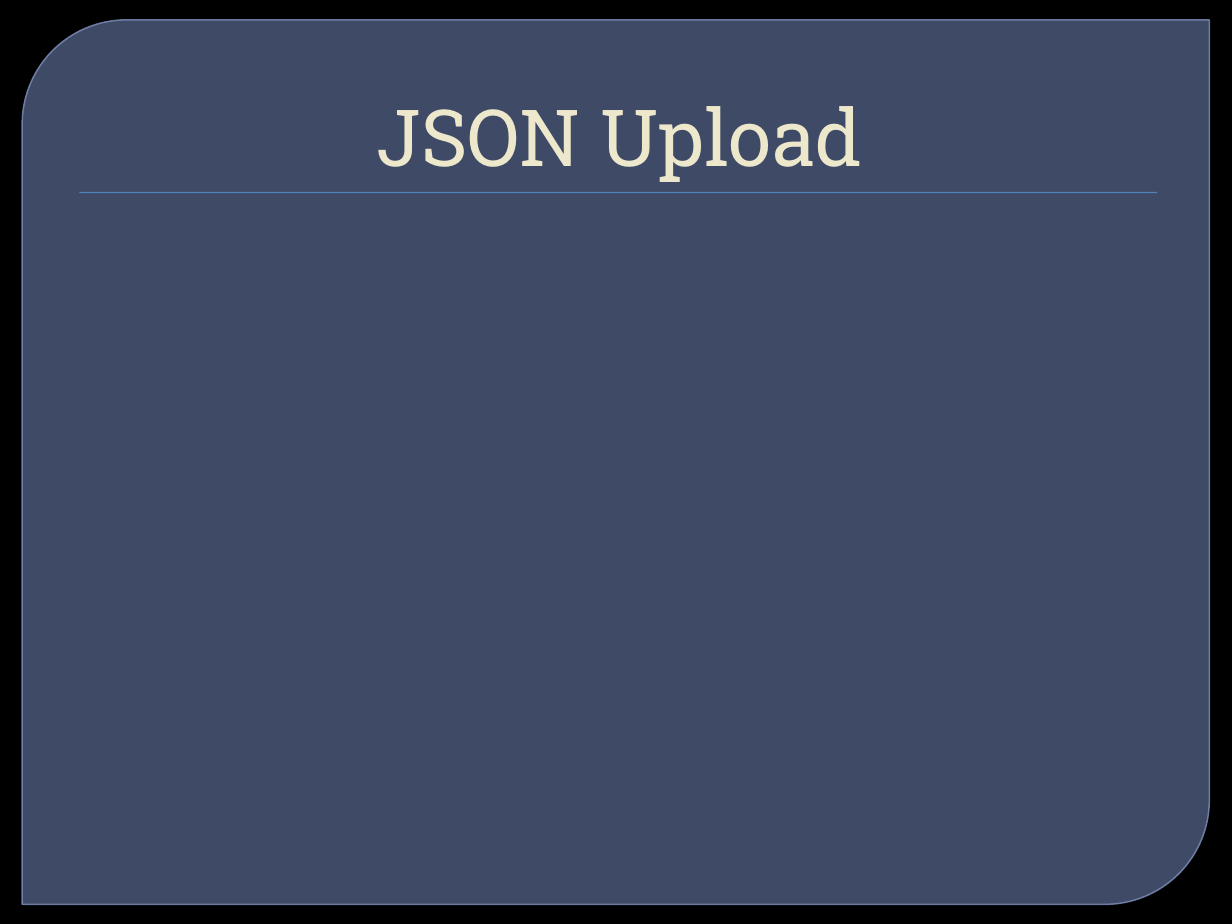
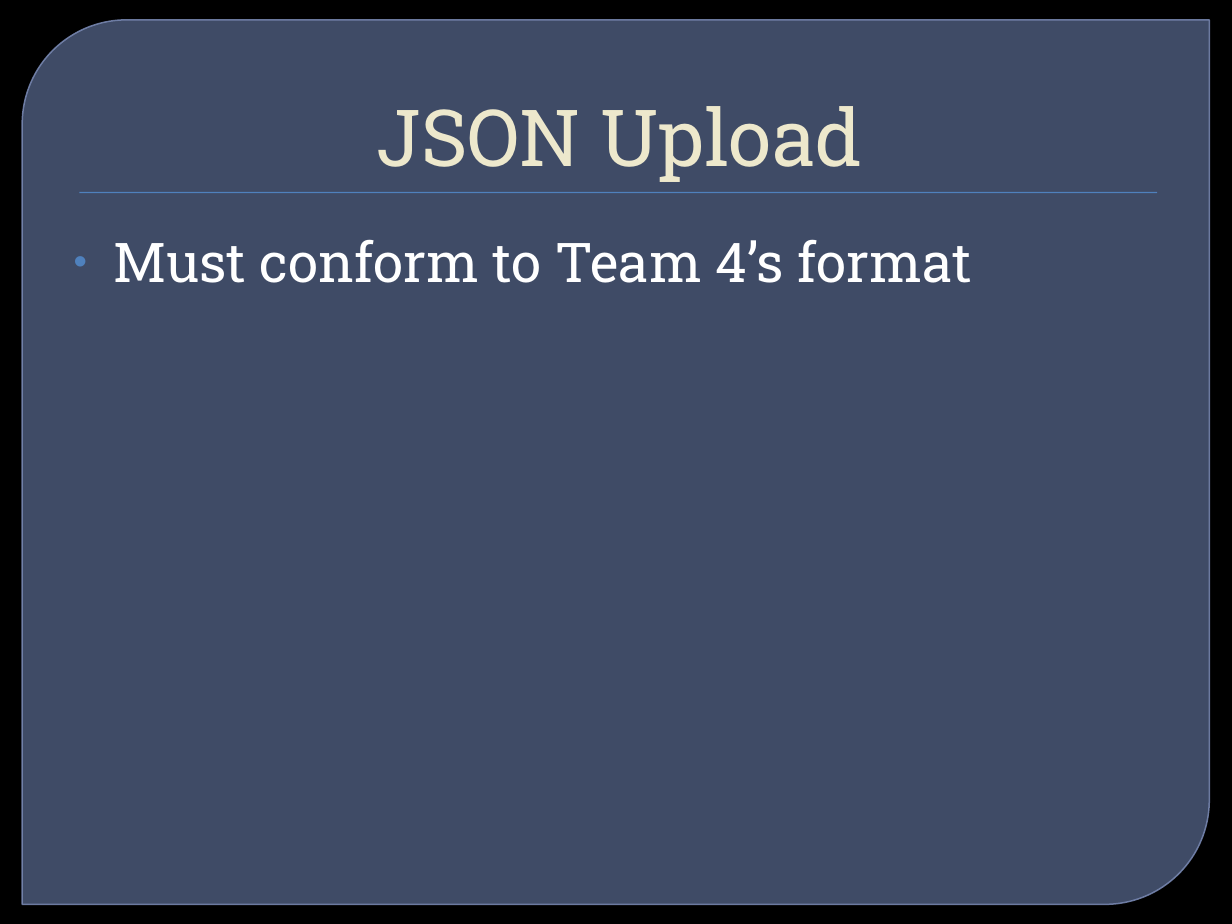
Before and after one commit to ameindygogirl/FishSeniorProject, a slide deck: slide 14 of Briefings/WinterFinalBriefing.pptx. Drawn at 1232x924 pixels with LibreOffice and Linux fonts; fonts in the diff are those of the drawing; background and template pictures are left out. Boxes give left, top, right and bottom in pixels: in the first picture for what was removed or moved away, otherwise in the second. Text is boxed around its words. In the diff, an @@ line names an element or a change of style, - is before the commit and + after.

```diff
--- a/Briefings/WinterFinalBriefing.pptx
+++ b/Briefings/WinterFinalBriefing.pptx
@@ text added at bbox=[113, 239, 971, 283], 32 pt, text #FFFFFF @@
+• Must conform to Team 4’s format
```
Also in this commit, not shown: 3 other slides changed.
